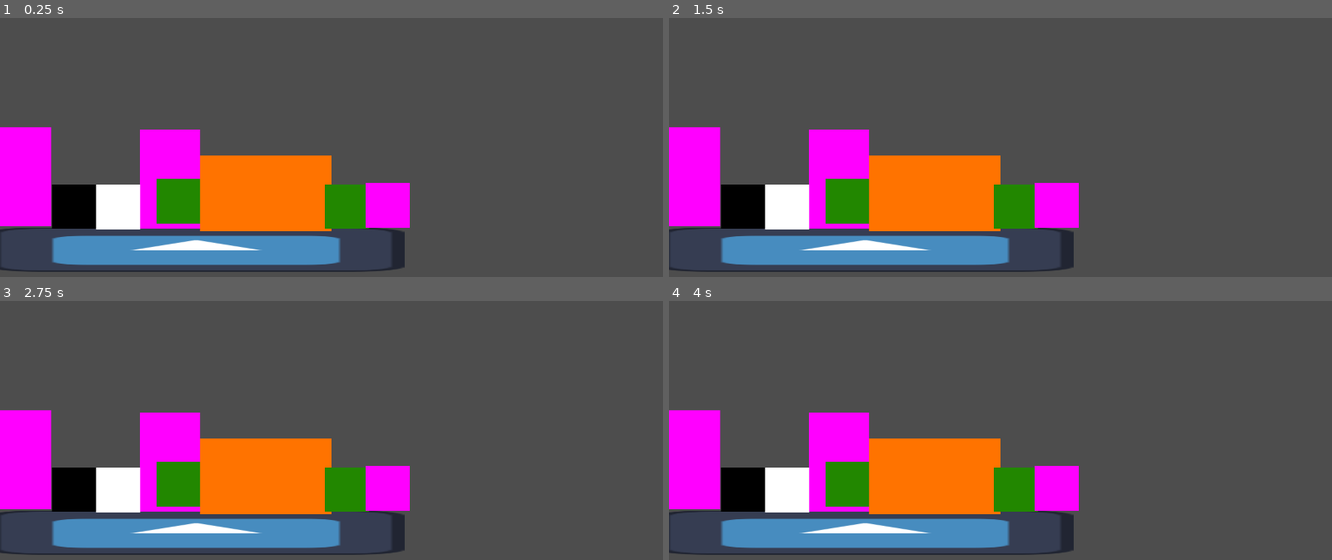
Above: before the commit, frames 1-4 (two rows, left to right).
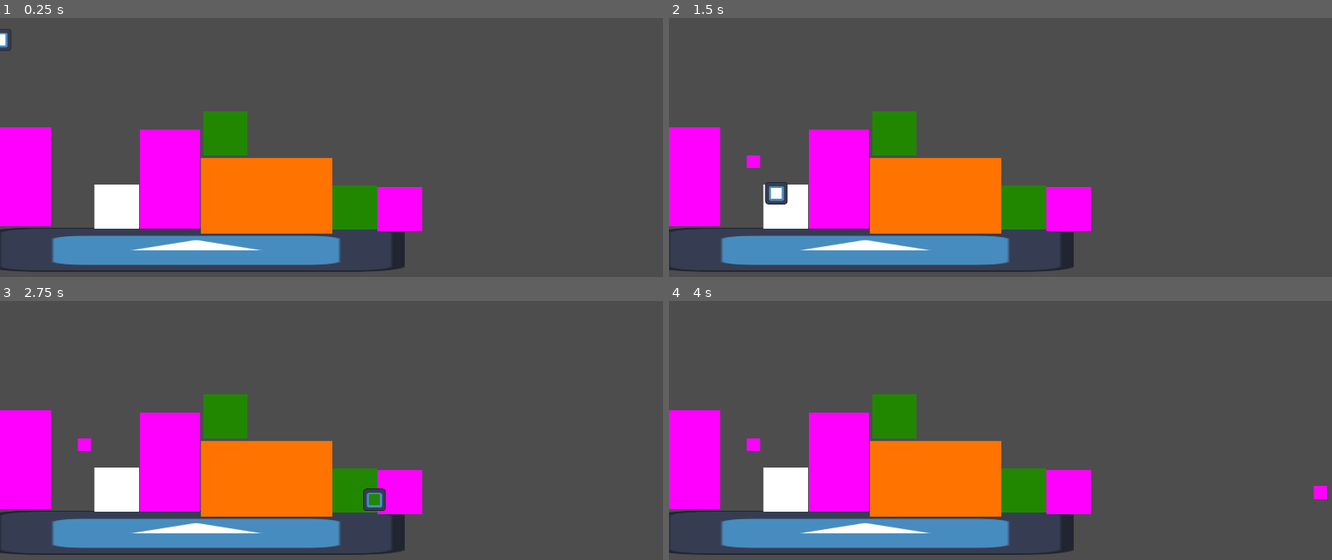
Above: after the commit, the same moments.

Repository: jacob-w-bonner/GGJ-2026
Game: Godot game, scene res://Scenes/colour_gym.tscn
The game is run twice, just before and just after one commit, with the same random seed, the same clock (stepped at 60 frames per second) and the same inputs. This scene is started directly instead of the project's main scene. The engine's default icon, where the game draws it, is replaced by a stand-in: a white triangle on a blue panel in a dark square.
Inputs:
- Up to frame 1 (0.25 s): no input
- Up to frame 2 (1.5 s): tap Enter (splat) at 0.5, 0.8, 1.35 s; hold D (move_right) 0.53-1.28 s; hold - (absorb) 0.53-1.28 s; tap Space at 0.77 s; hold S (move_down) from 1.28 s (still down)
- Up to frame 3 (2.75 s): tap Space at 1.52 s; tap - (absorb) at 1.55 s; release S (move_down) at 2.03 s; hold D (move_right) from 2.03 s (still down); hold - (absorb) from 2.03 s (still down); tap Enter (splat) at 2.3 s
- Up to frame 4 (4 s): release D (move_right) at 2.78 s; release - (absorb) at 2.78 s; hold W (move_up) 2.78-3.53 s; tap = (equalize) at 2.85 s; tap Space at 3.02, 3.77 s; tap - (absorb) at 3.05 s; hold A (move_left) from 3.53 s (still down); hold Enter (splat) from 3.53 s (still down)

The runs differ from the first frame. In frame 1, 5.0% of the frame differs, in the area x 0-64%, y 4-84%; in frame 2, 5.3%, in the area x 7-64%, y 36-84%; in frame 3, 5.2%; in frame 4, 5.2%.

Commit message:
Mechanics Testing

Diff:
--- a/ggj-2026/Scenes/colour_gym.tscn
+++ b/ggj-2026/Scenes/colour_gym.tscn
@@ -1,16 +1,18 @@
 [gd_scene format=3 uid="uid://dhsx2dp6flcao"]
 
 [ext_resource type="Texture2D" uid="uid://bycdlvhpt3vg" path="res://icon.svg" id="1_c43f6"]
-[ext_resource type="PackedScene" uid="uid://18wxbuhp76m" path="res://Scenes/absorbable_colour.tscn" id="2_jpum5"]
-[ext_resource type="PackedScene" uid="uid://djdngf3q4wmjg" path="res://Scenes/absorbable_colour_black.tscn" id="3_6j6f1"]
-[ext_resource type="PackedScene" uid="uid://cqk3b6081x0p0" path="res://Scenes/absorbable_colour_green.tscn" id="4_c6quj"]
+[ext_resource type="PackedScene" uid="uid://bsgqi5naogaf6" path="res://Scenes/absorbable_colour.tscn" id="2_jpum5"]
+[ext_resource type="PackedScene" uid="uid://dqwdji1dib54q" path="res://Scenes/absorbable_colour_green.tscn" id="4_c6quj"]
 [ext_resource type="PackedScene" uid="uid://v1kx4tycqxwg" path="res://Scenes/absorbable_colour_orange.tscn" id="5_6y5xu"]
 [ext_resource type="PackedScene" uid="uid://ca3erfbuk0kh3" path="res://Scenes/absorbable_colour_white.tscn" id="6_pp77q"]
+[ext_resource type="PackedScene" uid="uid://dyd3vsxsvvhcv" path="res://Scenes/player.tscn" id="7_c6quj"]
 
 [sub_resource type="RectangleShape2D" id="RectangleShape2D_jpum5"]
 size = Vector2(127.44679, 126)
 
 [node name="ColourGym" type="Node2D" unique_id=1276185337]
+
+[node name="Player" parent="." unique_id=809752752 instance=ExtResource("7_c6quj")]
 
 [node name="StaticBody2D" type="StaticBody2D" parent="." unique_id=195393685]
 position = Vector2(566, 669)
@@ -30,21 +32,18 @@
 position = Vector2(491.00006, 464.99997)
 scale = Vector2(1.3599994, 2.24)
 
-[node name="AbsorbableColourBlack" parent="." unique_id=1883749520 instance=ExtResource("3_6j6f1")]
-position = Vector2(214, 545)
-
 [node name="AbsorbableColourGreen" parent="." unique_id=1090801995 instance=ExtResource("4_c6quj")]
-position = Vector2(516, 529)
+position = Vector2(651, 333)
 
 [node name="AbsorbableColourOrange" parent="." unique_id=820897617 instance=ExtResource("5_6y5xu")]
-position = Vector2(767, 506.99997)
+position = Vector2(768.99994, 514)
 scale = Vector2(2.9629552, 1.7012769)
 
 [node name="AbsorbableColourWhite" parent="." unique_id=629061453 instance=ExtResource("6_pp77q")]
-position = Vector2(341, 546)
+position = Vector2(337, 545)
 
 [node name="AbsorbableColourGreen2" parent="." unique_id=2008721689 instance=ExtResource("4_c6quj")]
-position = Vector2(1000, 545)
+position = Vector2(1024, 548)
 
 [node name="AbsorbableColour3" parent="." unique_id=1037682245 instance=ExtResource("2_jpum5")]
-position = Vector2(1119, 541)
+position = Vector2(1153, 552)
--- /dev/null
+++ b/ggj-2026/Scenes/player.tscn
@@ -0,0 +1,11 @@
+[gd_scene format=3 uid="uid://dyd3vsxsvvhcv"]
+
+[ext_resource type="PackedScene" uid="uid://bjywweo23o85j" path="res://Scenes/player_controller.tscn" id="1_v0iea"]
+[ext_resource type="PackedScene" uid="uid://bbos4y4dwl6dq" path="res://Scenes/player_cells.tscn" id="2_cvnsp"]
+
+[node name="Player" type="Node2D" unique_id=809752752]
+z_index = 100
+
+[node name="player_controller" parent="." unique_id=193364027 instance=ExtResource("1_v0iea")]
+
+[node name="PlayerCells" parent="player_controller" unique_id=1694602107 instance=ExtResource("2_cvnsp")]
--- a/ggj-2026/Scenes/player_cells.tscn
+++ b/ggj-2026/Scenes/player_cells.tscn
@@ -1,11 +1,8 @@
 [gd_scene format=3 uid="uid://bbos4y4dwl6dq"]
 
 [ext_resource type="Script" uid="uid://1rvfrye2sahn" path="res://Scripts/colour_cells.gd" id="1_f5od5"]
-[ext_resource type="PackedScene" uid="uid://v1kx4tycqxwg" path="res://Scenes/absorbable_colour_orange.tscn" id="1_xjlxm"]
 
 [node name="PlayerCells" type="Node2D" unique_id=1694602107]
 
-[node name="AbsorbableColourOrange" parent="." unique_id=1021615895 instance=ExtResource("1_xjlxm")]
-
 [node name="ColourCells" type="Node2D" parent="." unique_id=208764245]
 script = ExtResource("1_f5od5")
--- a/ggj-2026/Scenes/player_controller_gym.tscn
+++ b/ggj-2026/Scenes/player_controller_gym.tscn
@@ -1,9 +1,9 @@
-[gd_scene format=3 uid="uid://bk4aof4mh3bsd"]
+[gd_scene format=3 uid="uid://cfp7f0swf8p27"]
 
-[ext_resource type="PackedScene" uid="uid://di36n4rohkn8m" path="res://Scenes/player_controller.tscn" id="1_fb21i"]
-[ext_resource type="PackedScene" uid="uid://hkcm0qaks4et" path="res://Scenes/drop_down_platform.tscn" id="2_4ms67"]
+[ext_resource type="PackedScene" path="res://Scenes/drop_down_platform.tscn" id="2_4ms67"]
 [ext_resource type="Texture2D" uid="uid://bycdlvhpt3vg" path="res://icon.svg" id="2_vvrti"]
-[ext_resource type="PackedScene" uid="uid://dlb1vl8xplpsi" path="res://Scenes/Stool.tscn" id="4_4ms67"]
+[ext_resource type="PackedScene" path="res://Scenes/Stool.tscn" id="4_4ms67"]
+[ext_resource type="PackedScene" uid="uid://dyd3vsxsvvhcv" path="res://Scenes/player.tscn" id="4_t3rh7"]
 
 [sub_resource type="RectangleShape2D" id="RectangleShape2D_r3mym"]
 size = Vector2(128, 128)
@@ -12,12 +12,6 @@
 size = Vector2(130, 128)
 
 [node name="PlayerControllerGym" type="Node2D" unique_id=1129709678]
-
-[node name="player_controller" parent="." unique_id=193364027 instance=ExtResource("1_fb21i")]
-position = Vector2(404, 295)
-gravity = 2000
-groundDragForce = 8000
-jumpStrength = 500
 
 [node name="DropDownPlatform" parent="." unique_id=426801064 instance=ExtResource("2_4ms67")]
 position = Vector2(345, 444)
@@ -55,3 +49,5 @@
 
 [node name="DropDownPlatform6" parent="." unique_id=1732500005 instance=ExtResource("4_4ms67")]
 position = Vector2(597, 555)
+
+[node name="Player" parent="." unique_id=809752752 instance=ExtResource("4_t3rh7")]
--- a/ggj-2026/Scripts/absorbable_colour.gd
+++ b/ggj-2026/Scripts/absorbable_colour.gd
@@ -14,6 +14,7 @@
 
 func SetColor(colour: Color):
 	sprite_2d.self_modulate = colour
+	#print(sprite_2d.self_modulate)
 
 #TODO: rework this algorithm to factor in saturation
 #returns true if the argumentColour is close to this AbsorbableColor's colouro
--- a/ggj-2026/Scripts/colour_cell.gd
+++ b/ggj-2026/Scripts/colour_cell.gd
@@ -29,14 +29,13 @@
 
 	# Making a collision shape for the area
 	var rect		 = RectangleShape2D.new()
-	rect.size		 = Vector2(0.5, 0.5)
+	rect.size		 = Vector2(0.9, 0.9)
 
 	# Adding it as a child of the Area2D
 	_collision.shape = rect
 
 	# Connecting necessary signals
 	self.connect("area_entered", _on_area_entered)
-	self.connect("area_exited", _on_area_entered)
 
 func _process(delta: float) -> void:
 
@@ -45,6 +44,7 @@
 
 		# Changing colours
 		_colour.color = _absorb
+		#print(_colour.color)
 
 # Getter for the colour
 func get_colour() -> Color:
@@ -58,14 +58,18 @@
 func splat() -> void:
 
 	# Creating a new absorbable
-	var new_splat = splat_scene.instantiate()
+	var new_splat 	  = splat_scene.instantiate()
 	get_tree().root.get_child(0).add_child(new_splat)
 
-	# Setting the colour of the new splat
-	new_splat.SetColor(_colour.get_color())
+	# Setting the properties of the new splat
+	var col			  = _colour.get_color()
+	new_splat.SetColor(col)
+	new_splat.set_scale(Vector2(1.0 / Globals.PLAYER_X, 1.0 / Globals.PLAYER_Y))
+	new_splat.set_global_position(self.global_position)
+	new_splat.z_index = 50
 
 	# Resetting the cell colour
-	_colour.color = Globals.DEFAULT_COL
+	_colour.color 	  = Globals.DEFAULT_COL
 
 # Detecting entering another area
 func _on_area_entered(area: Area2D):
@@ -74,10 +78,6 @@
 	#TODO: add check for if _last_absorbable_colour_entered is not cast as a "AbsorbableColor" object
 	_absorb 						= _last_absorbable_colour_entered.GetColor()
 
-# Detecting leaving another area
-func _on_area_exited(area: Area2D):
-	print("exited")
-
 func IsHidden() -> bool:
 	if _last_absorbable_colour_entered == null:
 		return false
--- a/ggj-2026/Scripts/colour_cells.gd
+++ b/ggj-2026/Scripts/colour_cells.gd
@@ -17,12 +17,25 @@
 		average_colour_cells()
 
 	# Releasing the absorbed colour behind the cell
-	if Input.is_action_pressed("splat"):
+	if Input.is_action_just_pressed("splat"):
+
+		# Checking if the cells should splat
+		var should_splat = false
 		for cell in _colour_cells:
-			cell.splat()
+			if cell.get_colour() != Globals.DEFAULT_COL:
+				should_splat = true
+				break
+
+		# Splatting if there is at least some paint
+		if should_splat:
+			for cell in _colour_cells:
+				cell.splat()
 
 # This function creates colour cells
 func create_colour_cells() -> void:
+
+	# Calculating a starting position
+	var start_pos = Vector2(-Globals.PLAYER_X / 2.0, -Globals.PLAYER_Y / 2.0)
 
 	# Creating a series of ColorRects that are the colour cells of the sponge
 	for y in range(int(Globals.PLAYER_Y)):
@@ -36,7 +49,8 @@
 			new_cell.set_name("Cell_%dx_%dy" % [x, y])
 
 			# Setting the scale and position
-			new_cell.position = Vector2(x, y)
+			new_cell.scale	  = Globals.PLAYER_SCALE
+			new_cell.position = (start_pos + Vector2(x, y)) * Globals.PLAYER_SCALE
 
 			# Adding to list
 			_colour_cells.append(new_cell)
--- a/ggj-2026/Scripts/globals.gd
+++ b/ggj-2026/Scripts/globals.gd
@@ -4,6 +4,9 @@
 const PLAYER_X: 	float  	= 16.0
 const PLAYER_Y: 	float 	= 16.0
 
+# Scale for the player
+const PLAYER_SCALE: Vector2 = Vector2(2, 2)
+
 # Default colour
 var DEFAULT_COL: 	Color 	= Color(1.0, 1.0, 1.0, 1.0)
 
--- a/ggj-2026/Scripts/player/player_wind_player.gd
+++ b/ggj-2026/Scripts/player/player_wind_player.gd
@@ -22,6 +22,6 @@
 func _process(delta):
 	var playerSpeed:float = playerNode.linear_velocity.length()
 	var lerpValue = clamp(playerSpeed/maxVolumeVelocity, 0, 1)
-	print("playerSpeed:" + str(playerSpeed))
+	#print("playerSpeed:" + str(playerSpeed))
 	var newVolume = lerp(minVolumeMultiple, maxVolumeMultiple, lerpValue)
 	volume_db = move_toward(volume_db, newVolume, maxVolumeChange * delta)
Not shown: 1 places in ggj-2026/Scenes/player_controller.tscn that only renumber resources
